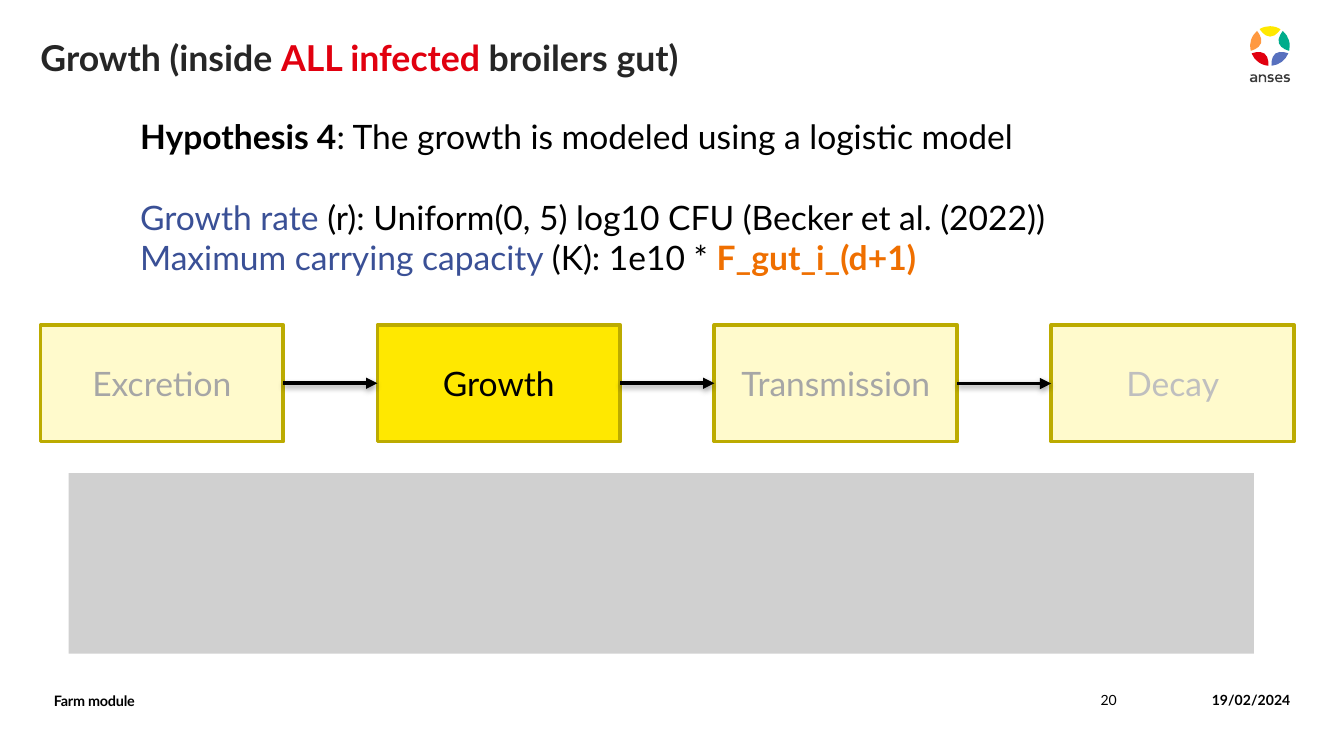
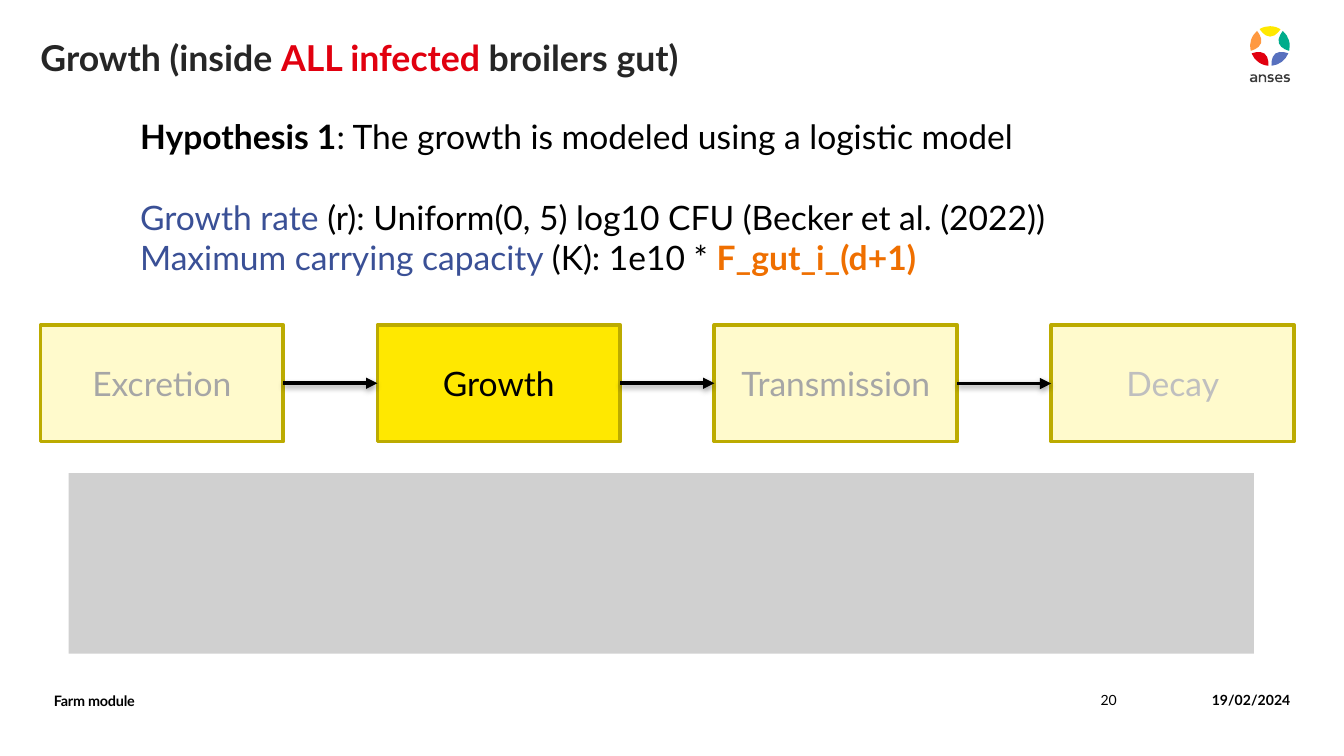
Before and after one commit to ENVIRE-JPIAMR/farm-module, a slide deck: slide 20 of docs/farm_module.pptx. Drawn at 1344x756 pixels with LibreOffice and Linux fonts; fonts in the diff are those of the drawing; grey boxes stand for pictures. Boxes give left, top, right and bottom in pixels: in the first picture for what was removed or moved away, otherwise in the second. Text is boxed around its words. In the diff, an @@ line names an element or a change of style, - is before the commit and + after.

```diff
--- a/docs/farm_module.pptx
+++ b/docs/farm_module.pptx
@@ text at (140, 124, 1013, 155): text changed @@
-Hypothesis 4: The growth is modeled using a logistic model
+Hypothesis 1: The growth is modeled using a logistic model
```
Also in this commit, not shown: 8 other slides changed, 1 slide added.
